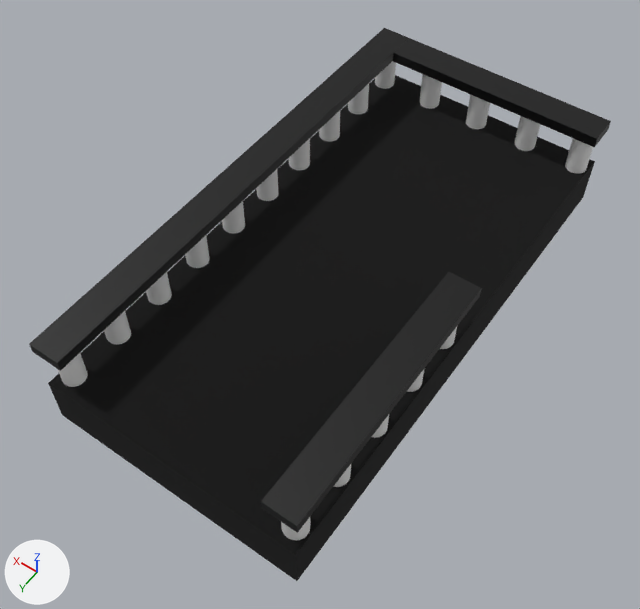
Before and after pictures for a commit that changed the Blender file Kenny StarRunner/Assets/LevelPieces/TurnRight.blend.
Both versions are drawn from a 50 mm camera at (-5.68, 8.85, 12.66) aimed at (-0.16, 1.12, 0.52). The lights are fixed; the arrows at lower left show +X, +Y and +Z. The first picture is the older version.
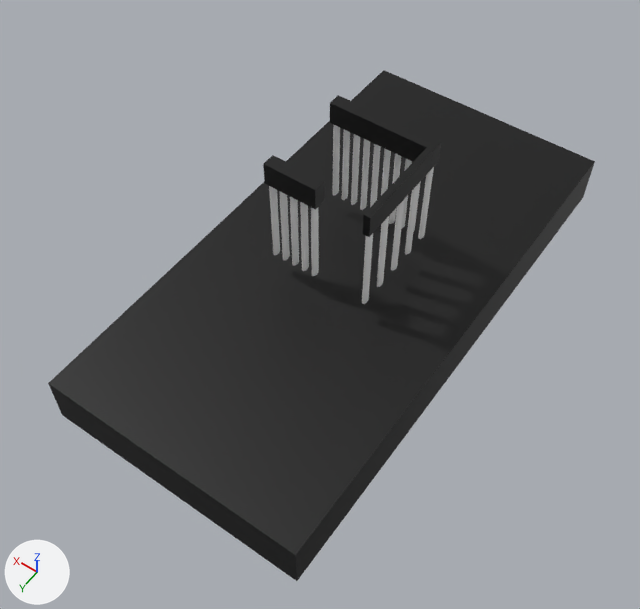
Where the newer file only moved an object's origin or applied its transform, the numbers keep the older frame.

Pixel boxes [x1, y1, x2, y2] of what changed, in the pictures (640 x 609 px):
'Cube', surface changed, turned, rescaled (lighter)
    before: [48, 75, 595, 581]
    after: [48, 70, 595, 581]
'Cube.002', reshaped (71% narrower, 78% shorter)
    before: [29, 28, 409, 371]
    after: [330, 95, 441, 169]
'Cube.003', reshaped (68% narrower, 18% shorter)
    before: [393, 38, 611, 147]
    after: [363, 148, 433, 237]
'Cylinder.004', reshaped
    before: [565, 138, 593, 174]
    after: [362, 234, 373, 304]
'Cylinder.003', reshaped
    before: [514, 116, 540, 151]
    after: [377, 216, 389, 287]
'Cylinder.007', reshaped
    before: [466, 94, 490, 129]
    after: [391, 200, 404, 271]
'Cylinder.001', reshaped
    before: [419, 74, 442, 109]
    after: [405, 184, 419, 254]
'Cylinder.015', reshaped
    before: [375, 61, 396, 89]
    after: [418, 167, 434, 239]

What changed in the scene script:
```text
Change mat_material:
    mat_material.roughness: 1.0 -> 0.5
Change me_cube:
    used by ob_cube; location = (0.0, 0.0, 0.0); rotation_euler = (0.0, 0.0, 1.571), in degrees (0, 0, 90); scale = (5.0, 2.5, 0.5)
    remove me_cube.from_pydata(...)  # 8 vertices, 6 faces; spans x -1.0..1.0, y -1.0..1.0, z -1.0..1.0
    add me_cube.from_pydata(...)  # 8 vertices, 6 faces; spans x -2.5..2.5, y -5.0..5.0, z -0.5..0.5
    me_cube part 1
    me_cube.vertices[0].co: (1.0, 1.0, 1.0) -> (-2.5, 5.0, 0.5)  # pixel (295, 555)
    me_cube.vertices[1].co: (1.0, 1.0, -1.0) -> (-2.5, 5.0, -0.5)  # pixel (296, 581)
    me_cube.vertices[2].co: (1.0, -1.0, 1.0) -> (2.5, 5.0, 0.5)  # pixel (48, 383)
    me_cube.vertices[3].co: (1.0, -1.0, -1.0) -> (2.5, 5.0, -0.5)  # pixel (62, 415)
    me_cube.vertices[4].co: (-1.0, 1.0, 1.0) -> (-2.5, -5.0, 0.5)  # pixel (594, 161)
    me_cube.vertices[5].co: (-1.0, 1.0, -1.0) -> (-2.5, -5.0, -0.5)  # pixel (583, 197)
    me_cube.vertices[6].co: (-1.0, -1.0, 1.0) -> (2.5, -5.0, 0.5)  # not seen -> pixel (383, 70)
    me_cube.vertices[7].co: (-1.0, -1.0, -1.0) -> (2.5, -5.0, -0.5)
Change ob_cube:
    ob_cube.rotation_euler: (0.0, 0.0, 1.571) -> (0.0, 0.0, 0.0)  # degrees (0, 0, 90) -> degrees (0, 0, 0)
    ob_cube.scale: (5.0, 2.5, 0.5) -> (1.0, 1.0, 1.0)
```
